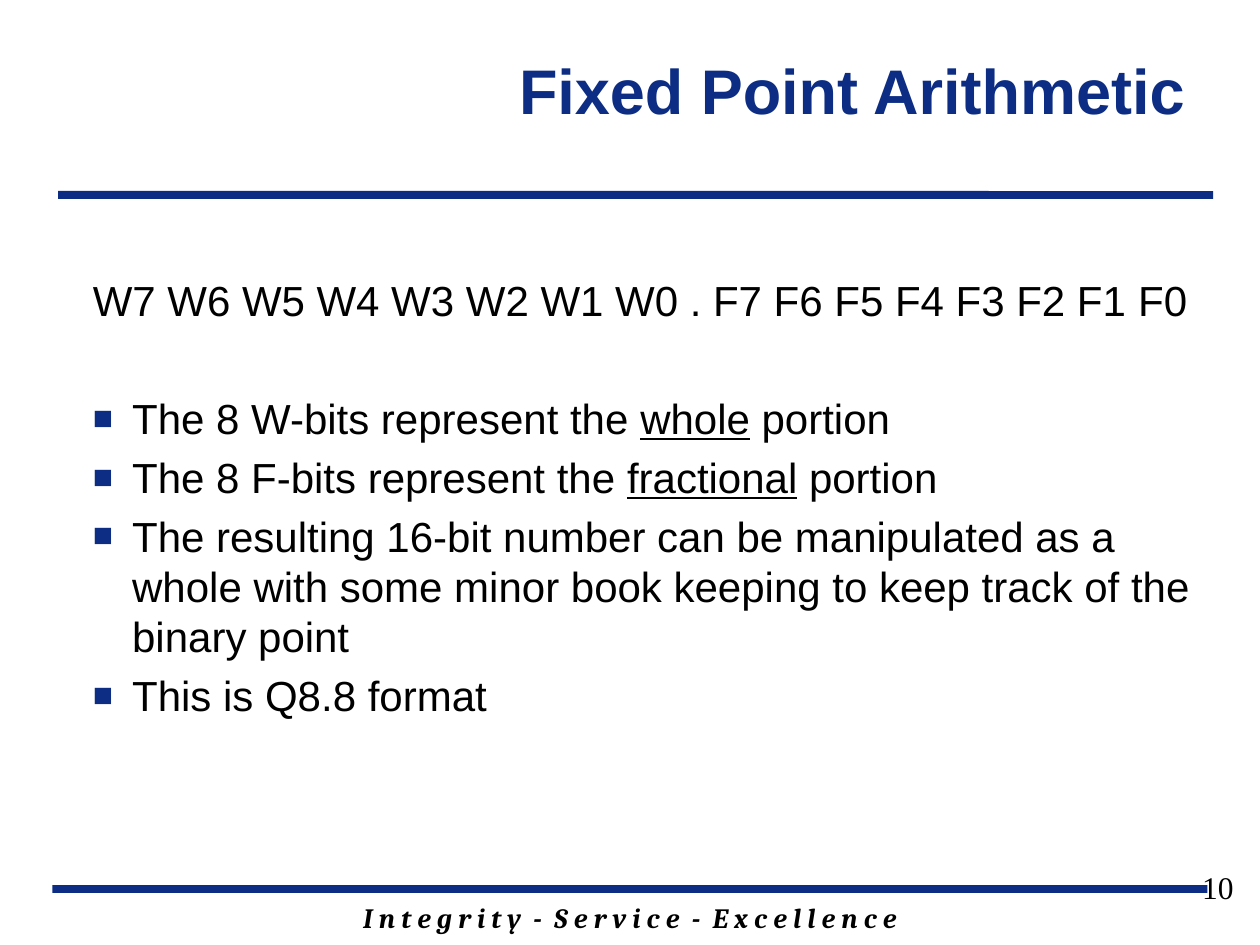
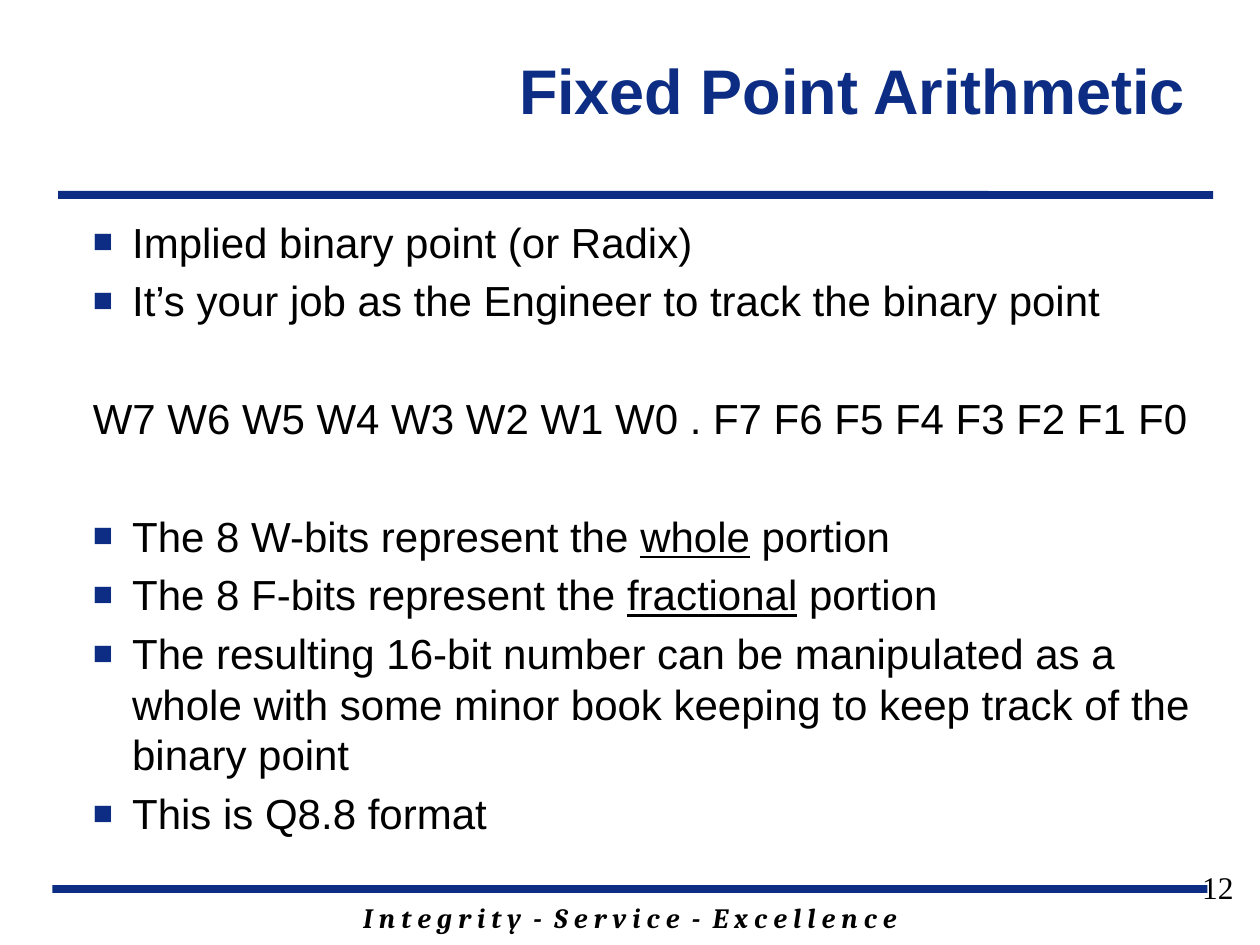
Before and after one commit to jfalkinburg/ECE383_web, a slide deck: slide 12 of lecture/slides/ECE_383_Lec23.pptx (slide 10 before the commit). Drawn at 1260x945 pixels with LibreOffice and Linux fonts; fonts in the diff are those of the drawing; background and template pictures are left out. Boxes give left, top, right and bottom in pixels: in the first picture for what was removed or moved away, otherwise in the second. Text is boxed around its words. In the diff, an @@ line names an element or a change of style, - is before the commit and + after.

```diff
--- a/lecture/slides/ECE_383_Lec23.pptx
+++ b/lecture/slides/ECE_383_Lec23.pptx
@@ text at (132, 227, 1100, 325): paragraphs added @@
+■ Implied binary point (or Radix)
+■ It’s your job as the Engineer to track the binary point
@@ page number at (1202, 878, 1233, 899): text changed @@
-10
+12
```
Also in this commit, not shown: 1 other slide changed, 2 slides added, 4 other files.
